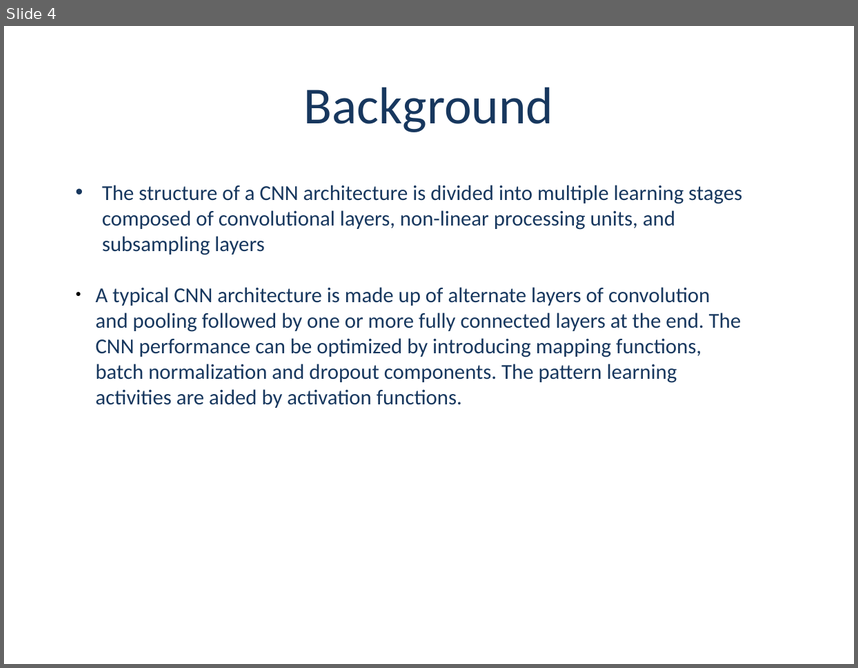
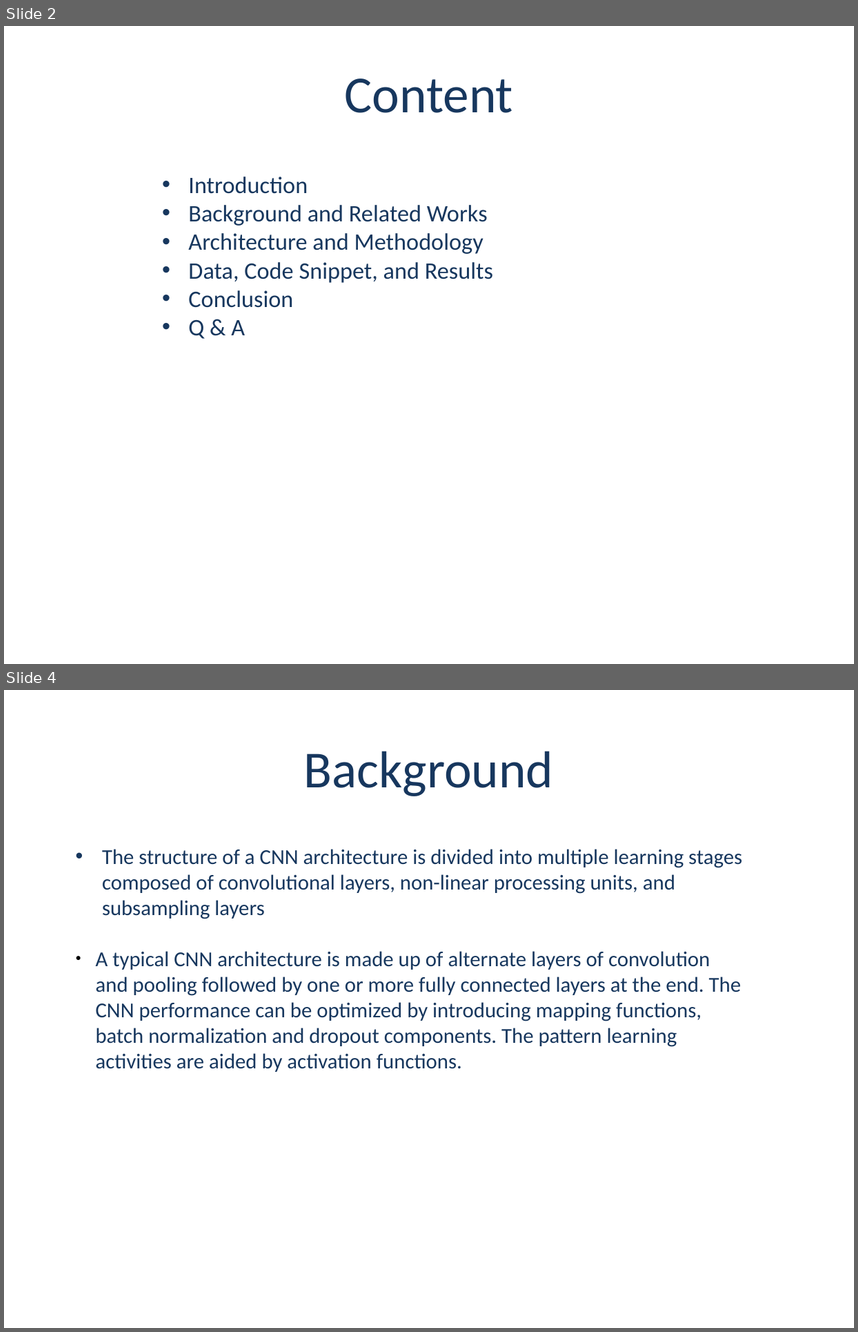
Before and after one commit to dmf49/cs5542FinalProject, a slide deck: Project Presentaion - Group 2- v1.2.0.pptx. Shown one above the other, each under a label of ours: slide 4 before the commit, slides 2 and 4 after it; the slides between them are not shown. The pictures are 858x668 and 858x1332 pixels, drawn with LibreOffice and Linux fonts; fonts in the diff are those of the drawing; background and template pictures are left out. Boxes give left, top, right and bottom in pixels: in the first picture for what was removed or moved away, otherwise in the second. Text is boxed around its words. In the diff, an @@ line names an element or a change of style, - is before the commit and + after.

```diff
--- a/Project Presentaion - Group 2- v1.2.0.pptx
+++ b/Project Presentaion - Group 2- v1.2.0.pptx
@@ slide 2 added at box(4, 26, 854, 664), background picture (left out) @@
@@ text added at box(344, 78, 513, 113), 44 pt, text #17375E @@
+Content
@@ text added at box(188, 176, 493, 339), 20 pt, text #17375E @@
+• Introduction
+• Background and Related Works
+• Architecture and Methodology
+• Data, Code Snippet, and Results
+• Conclusion
+• Q & A
```
Also in this commit, not shown: 7 slides changed, 6 other slides added, 5 slides removed.
